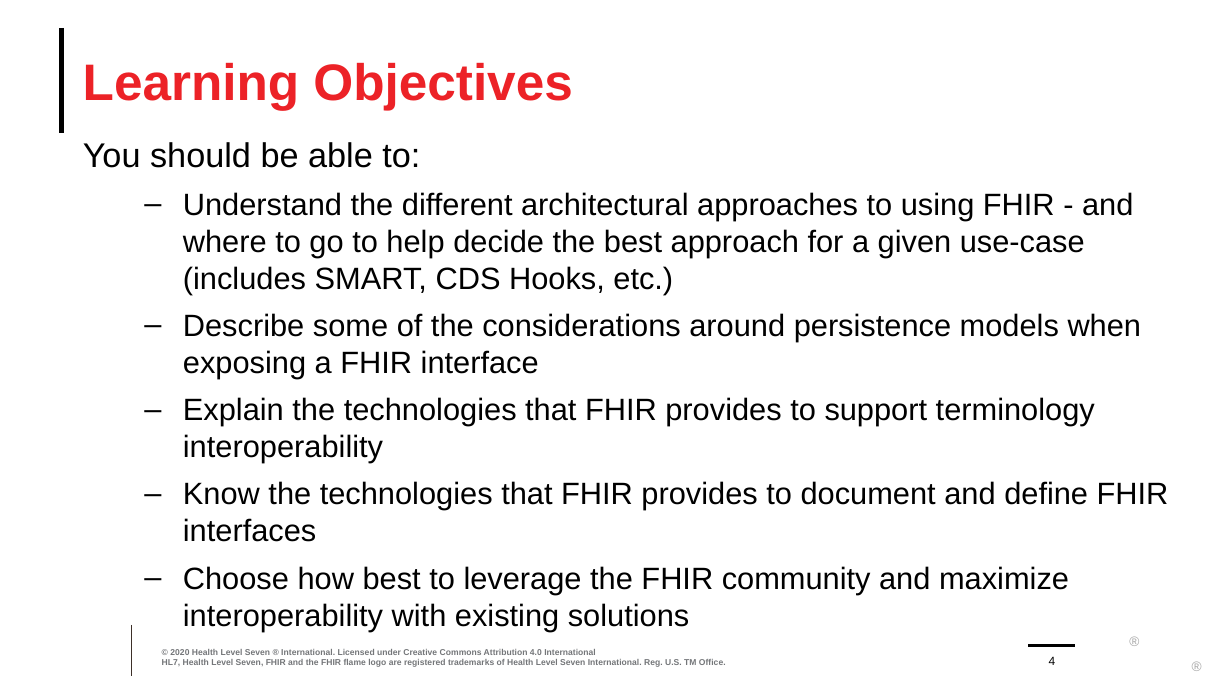
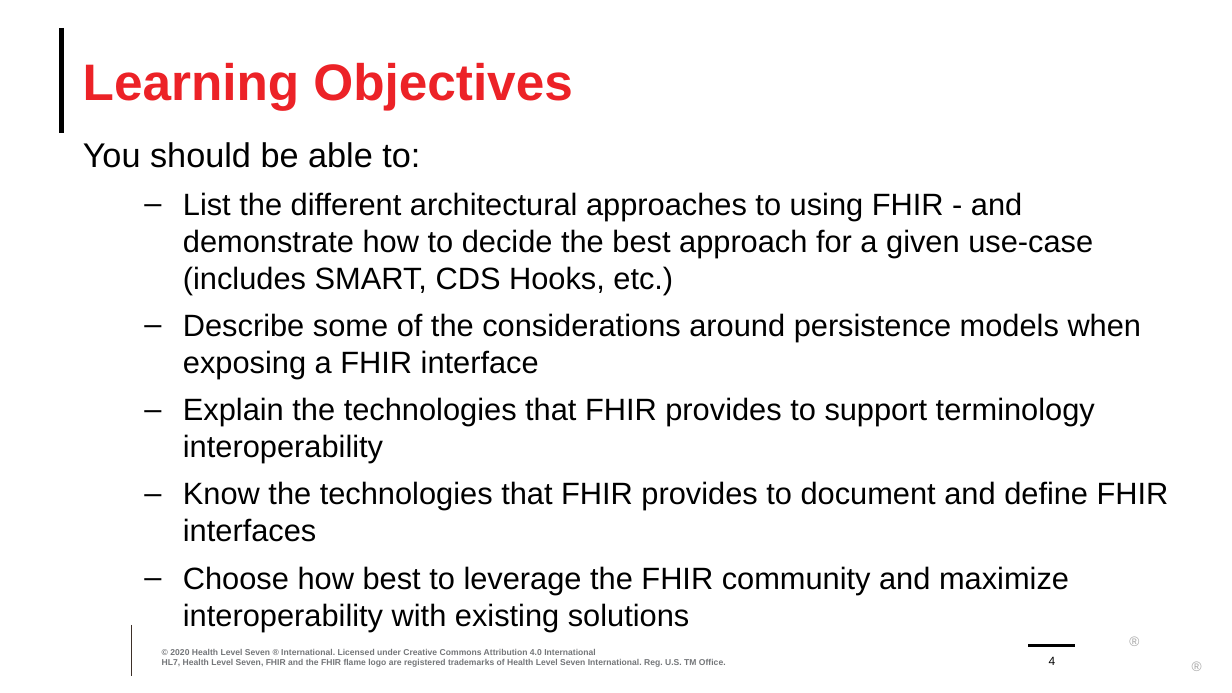
Before and after one commit to FHIR/documents, a slide deck: slide 4 of presentations/2021-02 Webinars/2020-02 Applied FHIR for Designers.pptx. Drawn at 1232x693 pixels with LibreOffice and Linux fonts; fonts in the diff are those of the drawing; background and template pictures are left out. Boxes give left, top, right and bottom in pixels: in the first picture for what was removed or moved away, otherwise in the second. Text is boxed around its words. In the diff, an @@ line names an element or a change of style, - is before the commit and + after.

Commit message:
Presentation updates

```diff
--- a/presentations/2021-02 Webinars/2020-02 Applied FHIR for Designers.pptx
+++ b/presentations/2021-02 Webinars/2020-02 Applied FHIR for Designers.pptx
@@ text at bbox=[183, 192, 1093, 294]: text changed @@
-  – Understand the different architectural approaches to using FHIR - and where to go to help decide the best approach for a given use-case (includes SMART, CDS Hooks, etc.)
+  – List the different architectural approaches to using FHIR - and demonstrate how to decide the best approach for a given use-case (includes SMART, CDS Hooks, etc.)
```
Also in this commit, not shown: 13 other files.
